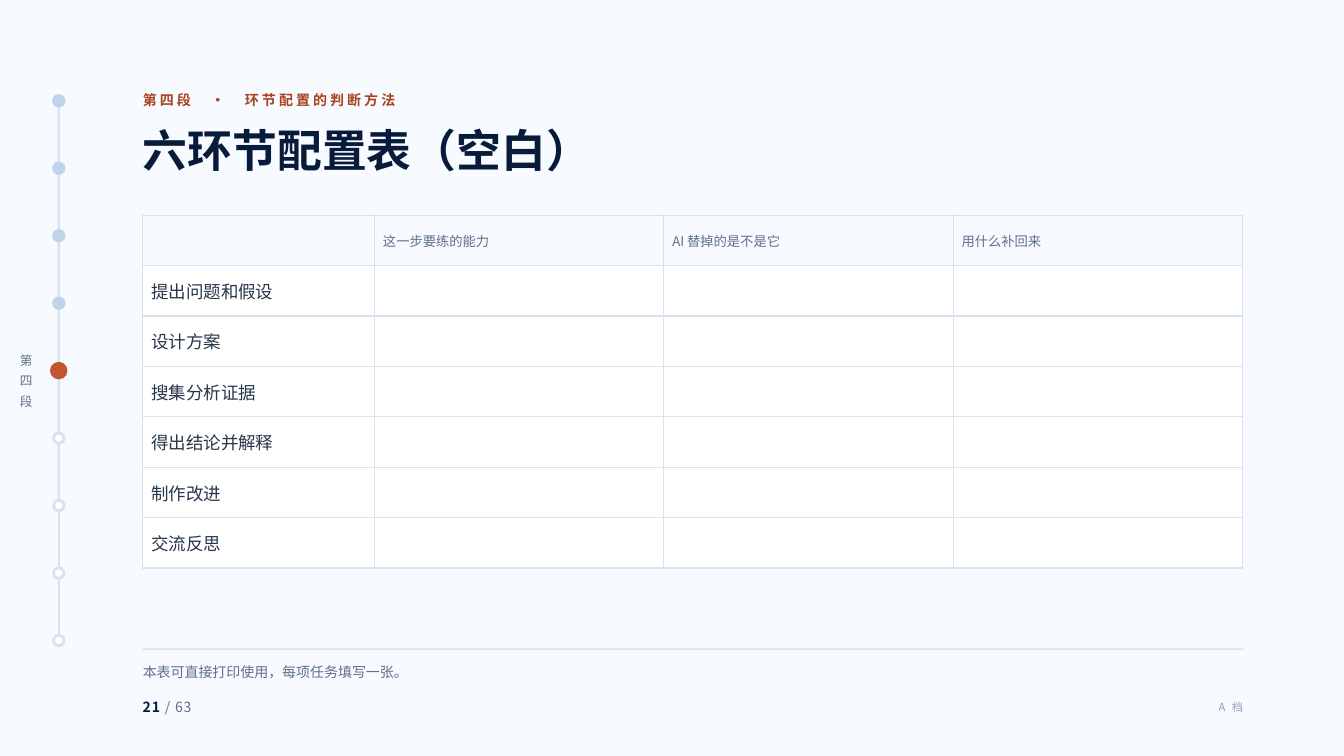
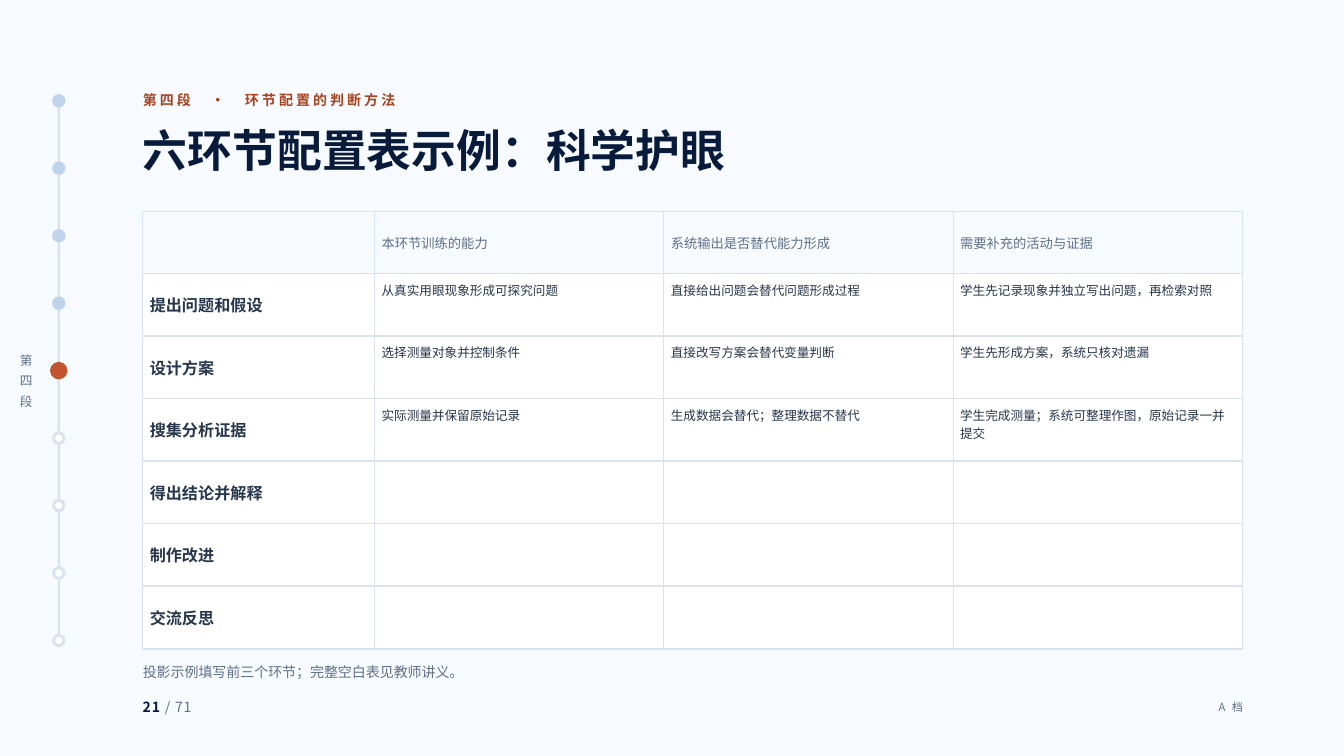
Before and after one commit to tonyxinvip/slides, a slide deck: slide 21 of comprehensive-practice-ai/做中学与综合实践活动.pptx. Drawn at 1344x756 pixels with LibreOffice and Linux fonts; fonts in the diff are those of the drawing. Boxes give left, top, right and bottom in pixels: in the first picture for what was removed or moved away, otherwise in the second. Text is boxed around its words. In the diff, an @@ line names an element or a change of style, - is before the commit and + after.

Commit message:
完善综合实践讲座并加入讲义下载

```diff
--- a/comprehensive-practice-ai/做中学与综合实践活动.pptx
+++ b/comprehensive-practice-ai/做中学与综合实践活动.pptx
@@ text at bbox=[143, 128, 726, 171]: text changed @@
-六环节配置表（空白）
+六环节配置表示例：科学护眼
@@ table at bbox=[143, 212, 1243, 630] @@
-row 1:  | 这一步要练的能力 | AI 替掉的是不是它 | 用什么补回来
+row 1:  | 本环节训练的能力 | 系统输出是否替代能力形成 | 需要补充的活动与证据
-row 2: 提出问题和假设 |  |  | 
+row 2: 提出问题和假设 | 从真实用眼现象形成可探究问题 | 直接给出问题会替代问题形成过程 | 学生先记录现象并独立写出问题，再检索对照
-row 3: 设计方案 |  |  | 
+row 3: 设计方案 | 选择测量对象并控制条件 | 直接改写方案会替代变量判断 | 学生先形成方案，系统只核对遗漏
-row 4: 搜集分析证据 |  |  | 
+row 4: 搜集分析证据 | 实际测量并保留原始记录 | 生成数据会替代；整理数据不替代 | 学生完成测量；系统可整理作图，原始记录一并提交
@@ size 12.5 to 11.5 pt, bold on in "提出问题和假设", "设计方案", "搜集分析证据", "得出结论并解释" and 2 more places @@
@@ text at bbox=[143, 665, 464, 679]: text changed @@
-本表可直接打印使用，每项任务填写一张。
+投影示例填写前三个环节；完整空白表见教师讲义。
@@ text at bbox=[143, 701, 191, 712]: text changed @@
-21 / 63
+21 / 71
@@ text "A 档" at bbox=[1219, 702, 1243, 712]: text colour #8FA3BE to #5F7088 @@
```
Also in this commit, not shown: 62 other slides changed, 8 slides added, 20 other files.
